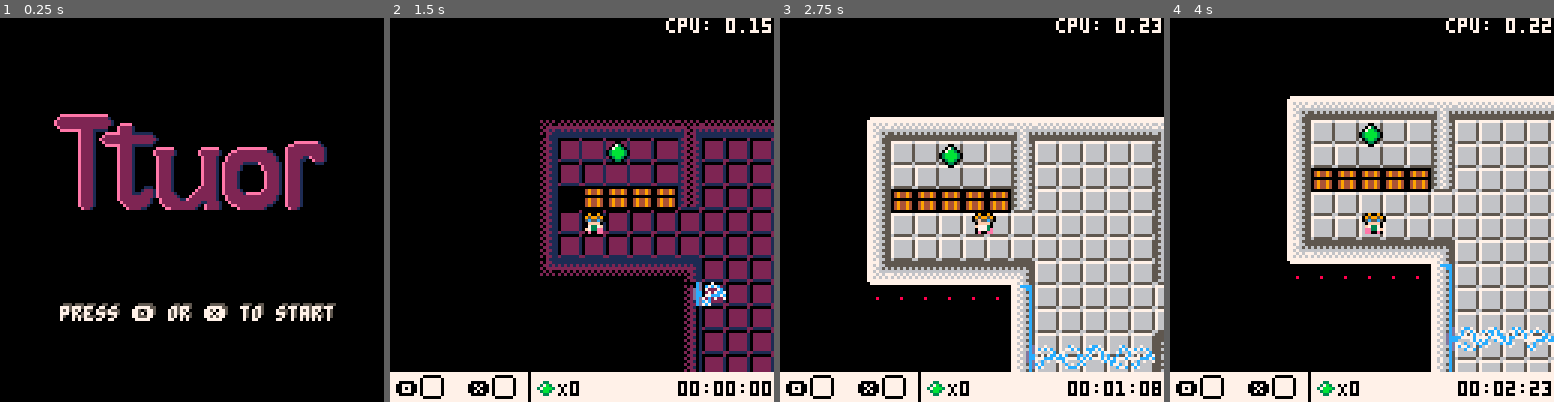
Above: before the commit, frames 1-4 (left to right).
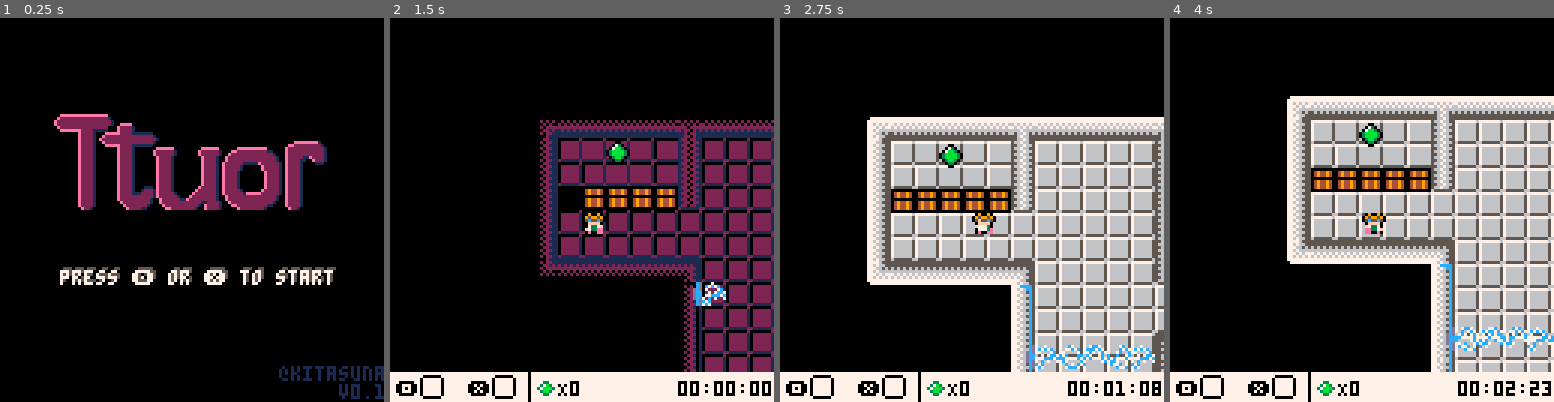
Above: after the commit, the same moments.

Repository: kitasuna/pico8-ttuor
Game: PICO-8 cartridge main.p8
Same seed, same stepped clock (60 frames per second), same inputs: the game is played once before the commit and once after it.
Inputs:
- Up to frame 1 (0.25 s): no input
- Up to frame 2 (1.5 s): tap X (X key) at 0.33, 1.07 s; tap O (Z key) at 0.7 s
- Up to frame 3 (2.75 s): hold Right 1.6-2.1 s; tap O (Z key) at 1.7, 2.1, 2.5 s; tap X (X key) at 1.85 s; hold Up 2.15-2.42 s; hold Right from 2.47 s (still down)
- Up to frame 4 (4 s): tap O (Z key) at 2.9, 3.3, 3.7 s; tap X (X key) at 2.97 s; release Right at 3.03 s; hold Left 3.08-3.58 s; hold Down 3.63-3.97 s

The runs differ from the first frame. In frame 1, 4.5% of the frame differs, in the area x 15-100%, y 64-100%; in frame 2, 0.4%; in frame 3, 0.4%; in frame 4, 0.4%.

Commit message:
Update ending song Add byline and version to title screen

Diff:
--- a/level.lua
+++ b/level.lua
@@ -1,40 +1,5 @@
 function get_levels()
-  --[[
-  Level Template:
-    {
-      label="01",
-      start_tile_x = 0, -- x index of the upper-left map tile to draw
-      start_tile_y = 19, -- y index of the upper left map tile to draw
-      player_pos_x = 2*8,
-      player_pos_y = 4*8,
-      -- Map tile width / height is the total number of tiles to draw
-      map_tile_width = 15,
-      map_tile_height = 9,
-      ents = { -- x/y tile indexes, from the starting tile, at which to place the entity
-        ent_at(ENT_BOX, 6, 2),
-        ent_at(ENT_BOX, 7, 3),
-        ent_at(ENT_BOX, 8, 2),
-      }
-    },
-  --]]
   return {
-    --[[
-    {
-      label="00",
-      start_tile_x = 114, -- x index of the upper-left map tile to draw
-      start_tile_y = 35, -- y index of the upper left map tile to draw
-      player_pos_x = 2,
-      player_pos_y = 4,
-      -- Map tile width / height is the total number of tiles to draw
-      map_tile_width = 15,
-      map_tile_height = 15,
-      boxes = "0303:0403:0503",
-      beams = "",
-      mbeams = "",
-      ents = { -- x/y tile indexes, from the starting tile, at which to place the entity
-      }
-    },
-    --]]
     {
       label="01",
       start_tile_x = 0,
@@ -46,7 +11,6 @@
       boxes = "0103:0203:0303:0403:0503:1302:1402:1502",
       beams = "",
       mbeams="0707/11",
-      -- mbeams="",
       ents = {
         {ENT_GLOVE, 112, 40},
         {ENT_ITEM, 24, 8, 1}
@@ -208,6 +172,4 @@
   end
 
   qm.add_event"level_init"
-  -- reset timers
-  -- timers = {}
 end
--- a/main.p8
+++ b/main.p8
@@ -61,10 +61,9 @@
 end
 
 victory_update = function()
-  music(-1)
   victory_frames += 1
   if victory_frames == 2 then
-    sfx(37)
+    music(5)
   end
   if victory_frames == 130 or victory_frames == 175 or victory_frames == 220 then
     -- play sfx
@@ -140,8 +139,6 @@
   end
   timer_draw(96, 121, CLR_BLK)
   pal()
-
-  print("cpu: "..stat(1), 92, 0, CLR_WHT)
 end
 
 function game_update()
@@ -244,6 +241,7 @@
   level_index += 1
   xsfx_slide()
   if level_index > count(levels) then
+    music(-1)
     __update = victory_update
     __draw = victory_draw
   else
@@ -492,19 +490,19 @@
 65667656776766555556677756565656676767677776656556566777767676777767676755565656556676766767665565656555556676655566766555667665
 55676655777665555566767755555555777777777767665555667677777777777777777755555555555667777776655555555555566766555667665556676655
 55667655776766555556677755555555777777777777655555567777777777700777777755555555556676777767665555555555556676656555555655667665
-777cccc5776766c5777665c555555550555555505555555555555555566767777776766500000000000000008888888800000000000000000000000000000000
-77676cc5777665c5776766c555555555055555555565656666565655566676777767666500000000000000008855555800000000000000000000000000000000
-777665c5776766c5777665c555555550555555505656666666666565556667677676665500000000000000006885655800000000000000000000000000000000
-776766c5777665c5776766c555555555055555555566666776666655566666766766666500000000000000006688668500000000000000000000000000000000
-777665c5776766c5777665c55555555055555550566666766766666555666667766666550000000000000000767888c500000000000000000000000000000000
-776766c5777665c5776766c55555555505555555556667677676665556566666666665650000000000000000777888c500000000000000000000000000000000
-777665c577676cc5777665c555555550555555505666767777676665556565666656565500000000000000000888688500000000000000000000000000000000
-776766c5777cccc5776766c555555555055555555667677777767665555555555555555500000000000000008877668500000000000000000000000000000000
+777cccc5776766c5777665c555555550555555505555555555555555566767777776766500000000000000000000000000000000000000000000000000000000
+77676cc5777665c5776766c555555555055555555565656666565655566676777767666500000000000000000000000000000000000000000000000000000000
+777665c5776766c5777665c555555550555555505656666666666565556667677676665500000000000000000000000000000000000000000000000000000000
+776766c5777665c5776766c555555555055555555566666776666655566666766766666500000000000000000000000000000000000000000000000000000000
+777665c5776766c5777665c555555550555555505666667667666665556666677666665500000000000000000000000000000000000000000000000000000000
+776766c5777665c5776766c555555555055555555566676776766655565666666666656500000000000000000000000000000000000000000000000000000000
+777665c577676cc5777665c555555550555555505666767777676665556565666656565500000000000000000000000000000000000000000000000000000000
+776766c5777cccc5776766c555555555055555555667677777767665555555555555555500000000000000000000000000000000000000000000000000000000
 0000000066666666000000000000000000000000000000007777777777777776ff7cc7ffffffffffffff7cfffffffffffff7fffffffffffffffc7fffffffffff
 0000000066666666000000000000000000000000000000007666666666666665ffcf7c7fffffffffffffc7c7fffffffffc7c7cffffffffffff77c7cfffffffff
 0000000066666666000000000000000000000000000000007666666666666665f7c7f7c7fffff7fffff7cffcfffffffff7fff7cffffffffcf7ffff7fffffffff
 0000000066666666000000000000000000000000000000007666666666666665fc7fffcfffff7cc7fffcff7cfffffffcff7ff7ffcfffff77c7cfffc7c7ffffff
-0008000066666666000000000000000000000000000000007666666666666665cffff7c7ff7ccf7cc7cffff7cfffffc7f7cffc777ffff7cf7cfffffc7c7cfffc
+0000000066666666000000000000000000000000000000007666666666666665cffff7c7ff7ccf7cc7cffff7cfffffc7f7cffc777ffff7cf7cfffffc7c7cfffc
 00000000666666660000000000000000000000000000000076666666666666657fffff7cffcf7ff77cc7ffff7c7ffffc7ffffffcc7fcff7ffffffffffff7fff7
 0000000066666666000000000000000000000000000000007666666666666665ffffffffc7cfffffff7fffffffcf7fc7cffffffffc77cf7fffffffffffc7fc7f
 0000000066666666000000000000000000000000000000006555555555555556ffffffff7c7fffffffffffffff7ccc7ffffffffffffc77cffffffffffffc77cf
--- a/title.lua
+++ b/title.lua
@@ -1,7 +1,10 @@
 function title_draw()
   cls()
   spr(196,16,32,12,4)
-  dshad("press "..O_CHAR.." or "..X_CHAR.." to start", 20, 96)
+  dshad("press "..O_CHAR.." or "..X_CHAR.." to start", 20, 84)
+  print("@kitasuna", 93, 116, CLR_DBL)
+  print("v0.1", 113, 122, CLR_DBL)
+  -- line(127,0,127,127,CLR_PNK)
 end
 
 function title_fadeout_0()
Not shown, changed: the music (__music__) section of main.p8
Not shown, changed: the sound effects (__sfx__) section of main.p8
